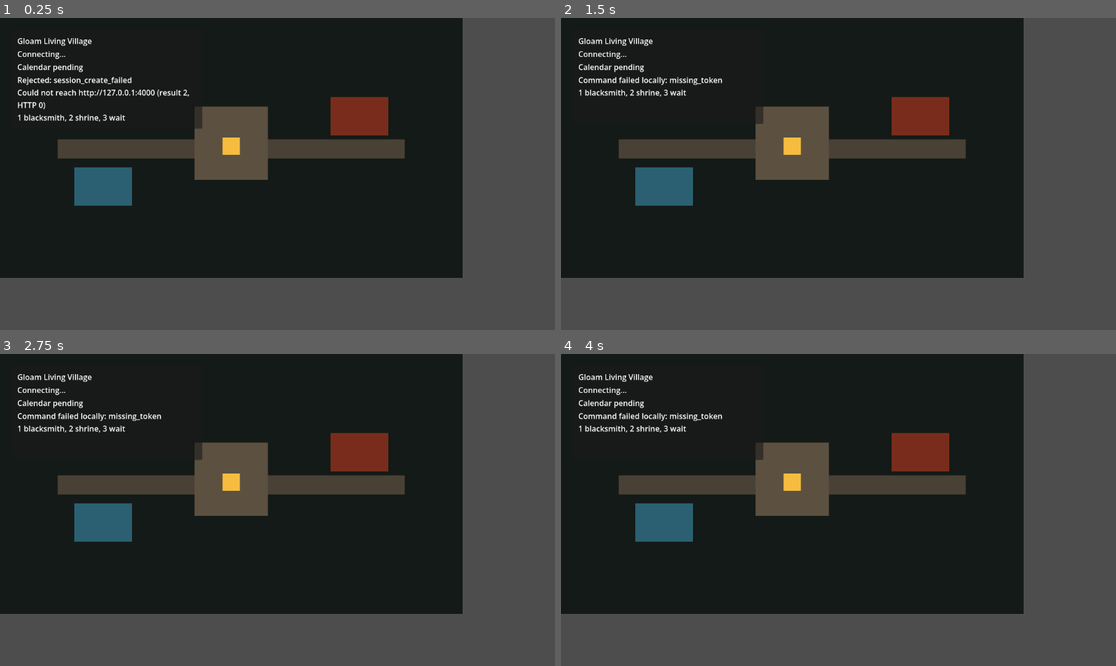
Above: before the commit, frames 1-4 (two rows, left to right).
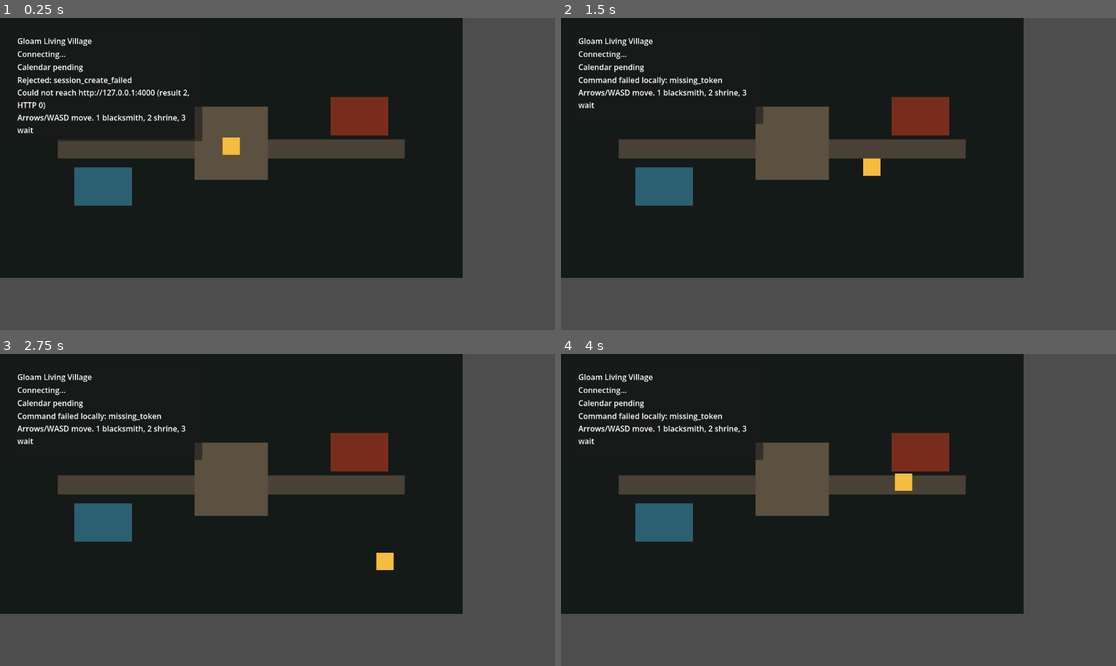
Above: after the commit, the same moments.

Repository: ccarvalho-eng/gloam
Game: Godot game, scene res://examples/living_village/scenes/main.tscn
Two runs of this game, one before a commit and one after it. Both use one fixed random seed, a clock stepped at 60 frames per second and the inputs below.
Inputs:
- Up to frame 1 (0.25 s): no input
- Up to frame 2 (1.5 s): tap Enter at 0.5 s; hold Right 0.53-1.28 s; tap 1 at 0.6 s; hold Down from 1.28 s (still down); tap 2 at 1.35 s
- Up to frame 3 (2.75 s): release Down at 2.03 s; hold Right from 2.03 s (still down); tap 3 at 2.1 s
- Up to frame 4 (4 s): release Right at 2.78 s; hold Up 2.78-3.53 s; tap 1 at 2.85 s; hold Left from 3.53 s (still down); tap 2 at 3.6 s

The runs differ from the first frame. In frame 1, 0.6% of the frame differs, in the area x 3-37%, y 30-40%; in frame 2, 0.8%, in the area x 3-58%, y 22-51%; in frame 3, 0.8%; in frame 4, 0.8%.

Commit message:
feat: add sample player movement
Let the Living Village sample move the player marker with arrow keys or WASD while keeping number keys for Gloam-backed commands. Clamp movement inside the visible village area and keep server snapshots bounded.

Diff:
--- a/godot/examples/living_village/scripts/main.gd
+++ b/godot/examples/living_village/scripts/main.gd
@@ -4,6 +4,10 @@
 @onready var status_label: Label = $UI/Panel/Margin/Text/Status
 @onready var clock_label: Label = $UI/Panel/Margin/Text/Clock
 @onready var log_label: Label = $UI/Panel/Margin/Text/Log
+
+const PLAYER_SPEED := 220.0
+const PLAYER_MIN := Vector2(24, 64)
+const PLAYER_MAX := Vector2(900, 480)
 
 var locations := {
 	"village_square": Vector2(462, 248),
@@ -23,6 +27,14 @@
 	_start_smoke_timeout()
 	_log("Creating a Gloam session...")
 	GloamClient.create_local_session("player")
+
+func _physics_process(delta: float) -> void:
+	var direction := _movement_direction()
+
+	if direction == Vector2.ZERO:
+		return
+
+	player_marker.position = _bounded_position(player_marker.position + direction * PLAYER_SPEED * delta)
 
 func _unhandled_input(event: InputEvent) -> void:
 	if not event is InputEventKey or not event.pressed:
@@ -57,7 +69,7 @@
 	var player: Dictionary = snapshot.get("player", {})
 	var calendar: Dictionary = snapshot.get("calendar", {})
 	var location_id: String = player.get("location_id", "village_square")
-	player_marker.position = locations.get(location_id, locations["village_square"])
+	player_marker.position = _bounded_position(locations.get(location_id, locations["village_square"]))
 	clock_label.text = _calendar_text(calendar)
 
 func _on_command_accepted(_command_id: String, events: Array) -> void:
@@ -83,7 +95,30 @@
 	]
 
 func _log(message: String) -> void:
-	log_label.text = message + "\n1 blacksmith, 2 shrine, 3 wait"
+	log_label.text = message + "\nArrows/WASD move. 1 blacksmith, 2 shrine, 3 wait"
+
+func _movement_direction() -> Vector2:
+	var direction := Vector2.ZERO
+
+	if Input.is_key_pressed(KEY_LEFT) or Input.is_key_pressed(KEY_A):
+		direction.x -= 1.0
+
+	if Input.is_key_pressed(KEY_RIGHT) or Input.is_key_pressed(KEY_D):
+		direction.x += 1.0
+
+	if Input.is_key_pressed(KEY_UP) or Input.is_key_pressed(KEY_W):
+		direction.y -= 1.0
+
+	if Input.is_key_pressed(KEY_DOWN) or Input.is_key_pressed(KEY_S):
+		direction.y += 1.0
+
+	return direction.normalized()
+
+func _bounded_position(position: Vector2) -> Vector2:
+	return Vector2(
+		clampf(position.x, PLAYER_MIN.x, PLAYER_MAX.x),
+		clampf(position.y, PLAYER_MIN.y, PLAYER_MAX.y)
+	)
 
 func _server_url() -> String:
 	var configured_url := OS.get_environment("GLOAM_SERVER_URL")
